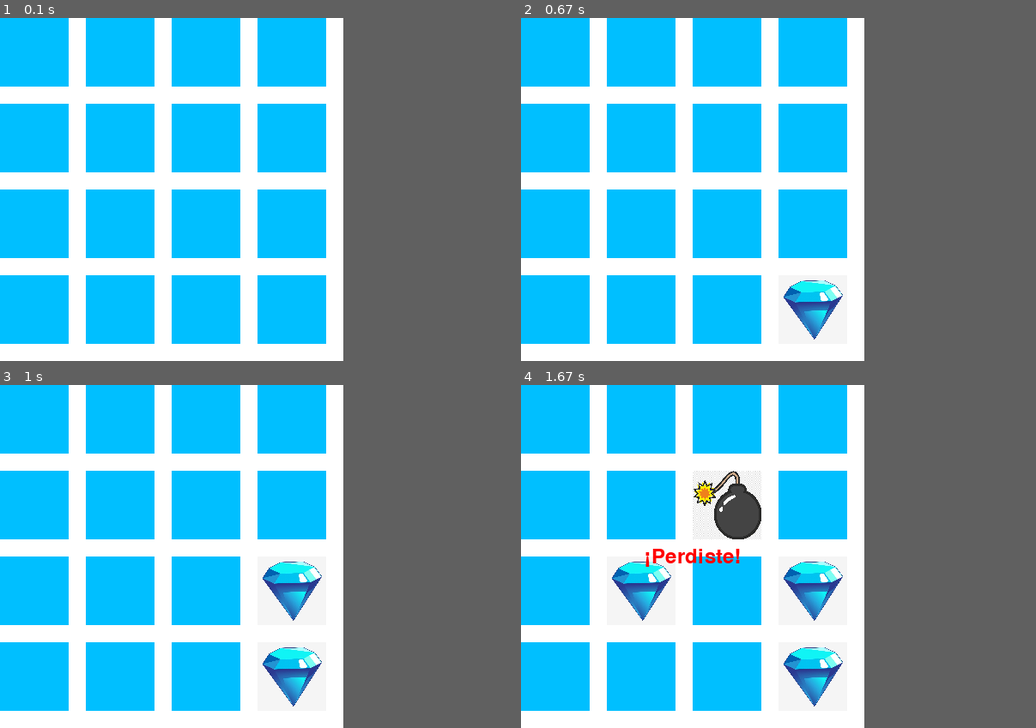
Above: before the commit, frames 1-4 (two rows, left to right).
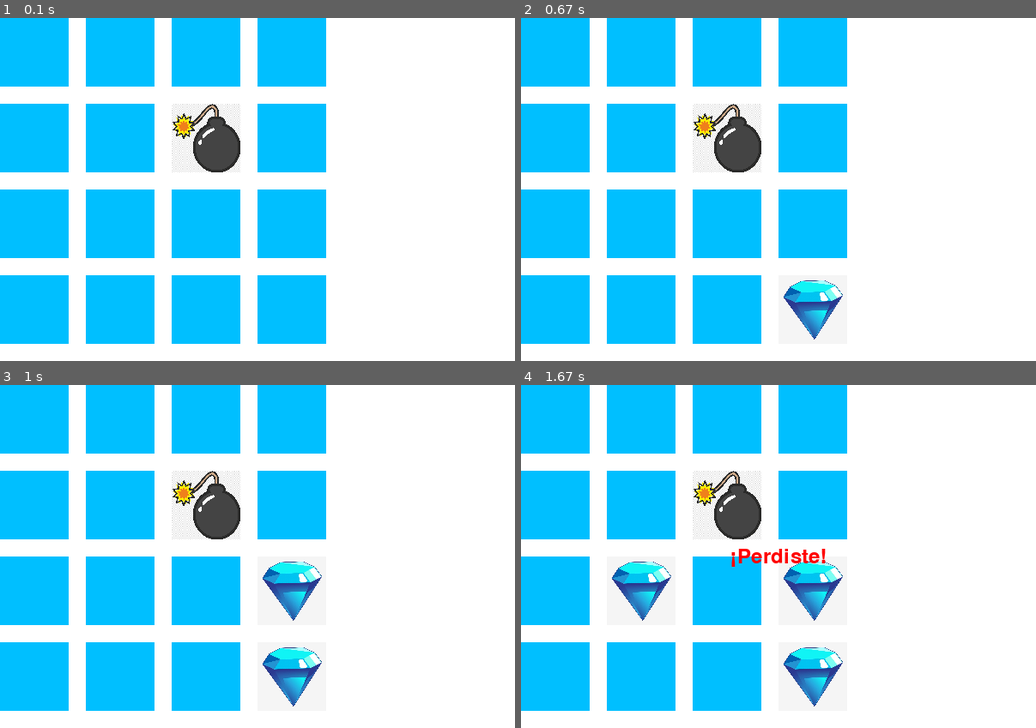
Above: after the commit, the same moments.

Repository: Marianoavc/GetTheDimond
Game: pygame game, started from GetTheDimond.py
The game is run twice, just before and just after one commit, with the same random seed, the same clock (stepped at 60 frames per second) and the same inputs.
Inputs (mouse positions are in pixels of both pictures, inside the frame that each line leads up to):
- Up to frame 1 (0.1 s): no input
- Up to frame 2 (0.67 s): press the mouse at (639, 52) at 0.37 s; move the mouse to (716, 172) at 0.47 s; release the mouse at (793, 292) at 0.6 s
- Up to frame 3 (1 s): click (309, 580) at 0.72 s
- Up to frame 4 (1.67 s): press the mouse at (830, 580) at 1.03 s; move the mouse to (721, 590) at 1.13 s; release the mouse at (613, 597) at 1.27 s; click (727, 505) at 1.38 s
The window is 400x400 before the commit and 600x400 after it. Grey fills any space a smaller window leaves; there, only what the larger window draws over its background counts as a difference.

The runs differ from the first frame. In frame 1, 2.7% of the frame differs, in the area x 33-47%, y 25-45%; in frame 2, 2.7%; in frame 3, 2.7%; in frame 4, 0.8%.

Commit message:
Optimización

Diff:
--- a/GetTheDimond.py
+++ b/GetTheDimond.py
@@ -5,7 +5,7 @@
 pygame.init()
 
 # Definir dimensiones de la ventana
-ANCHO_VENTANA = 400
+ANCHO_VENTANA = 600
 ALTO_VENTANA = 400
 
 # Definir colores
@@ -47,11 +47,15 @@
     imagen_diamante = pygame.transform.scale(imagen_diamante, (TAMANO_CUADRADO, TAMANO_CUADRADO))
 
     # Inicializar lista de imágenes a mostrar en cada cuadro
-    mostrar_imagenes = [None] * len(cuadrados)
+    mostrar_cuadrado = [False] * len(cuadrados)
 
     # Variables del juego
     jugando = True
     bomba_encontrada = False
+
+    # Cargar imagen de la bomba en el cuadro de la bomba
+    bomba_index = cuadrados.index(bombas[0])
+    mostrar_cuadrado[bomba_index] = imagen_bomba
 
     # Bucle principal del juego
     while jugando:
@@ -63,19 +67,19 @@
                     if cuadrado.collidepoint(evento.pos):
                         if cuadrado in bombas:
                             # Mostrar imagen de la bomba en el cuadrado
-                            mostrar_imagenes[i] = imagen_bomba
+                            mostrar_cuadrado[i] = imagen_bomba
                             bomba_encontrada = True
                         else:
                             # Mostrar imagen del diamante en el cuadrado
-                            mostrar_imagenes[i] = imagen_diamante
+                            mostrar_cuadrado[i] = imagen_diamante
 
         ventana.fill(BLANCO)  # Rellenar ventana con color blanco
 
         # Dibujar cuadrados y mostrar las imágenes correspondientes
-        for cuadrado, imagen in zip(cuadrados, mostrar_imagenes):
+        for i, cuadrado in enumerate(cuadrados):
             pygame.draw.rect(ventana, AZUL_CLARO, cuadrado)
-            if imagen:
-                ventana.blit(imagen, cuadrado.topleft)
+            if mostrar_cuadrado[i]:
+                ventana.blit(mostrar_cuadrado[i], cuadrado.topleft)
 
         pygame.display.update()  # Actualizar ventana
 
@@ -95,6 +99,5 @@
     # Salir del juego
     pygame.quit()
 
-
 # Ejecutar juego
 juego()
